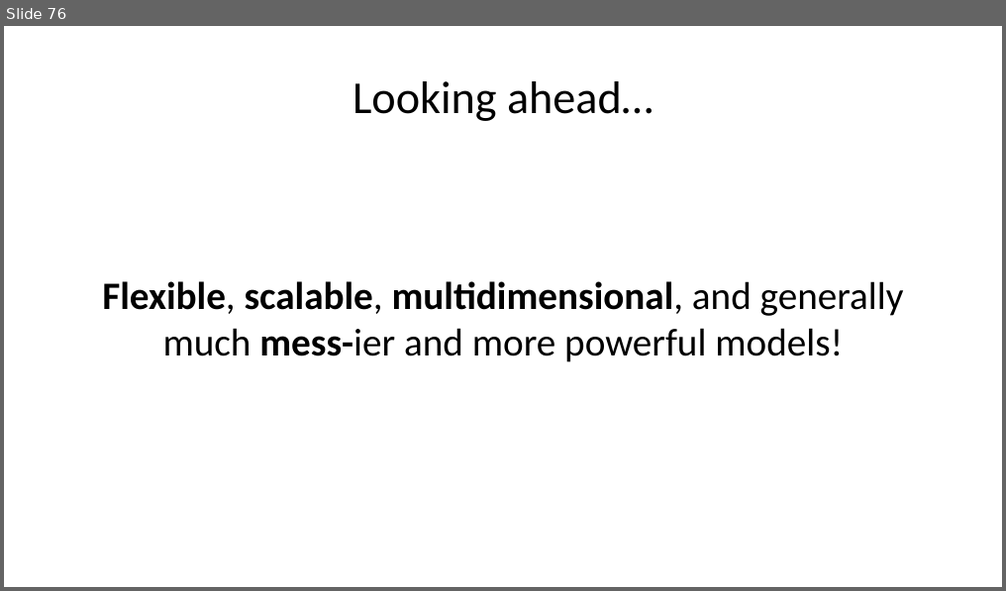
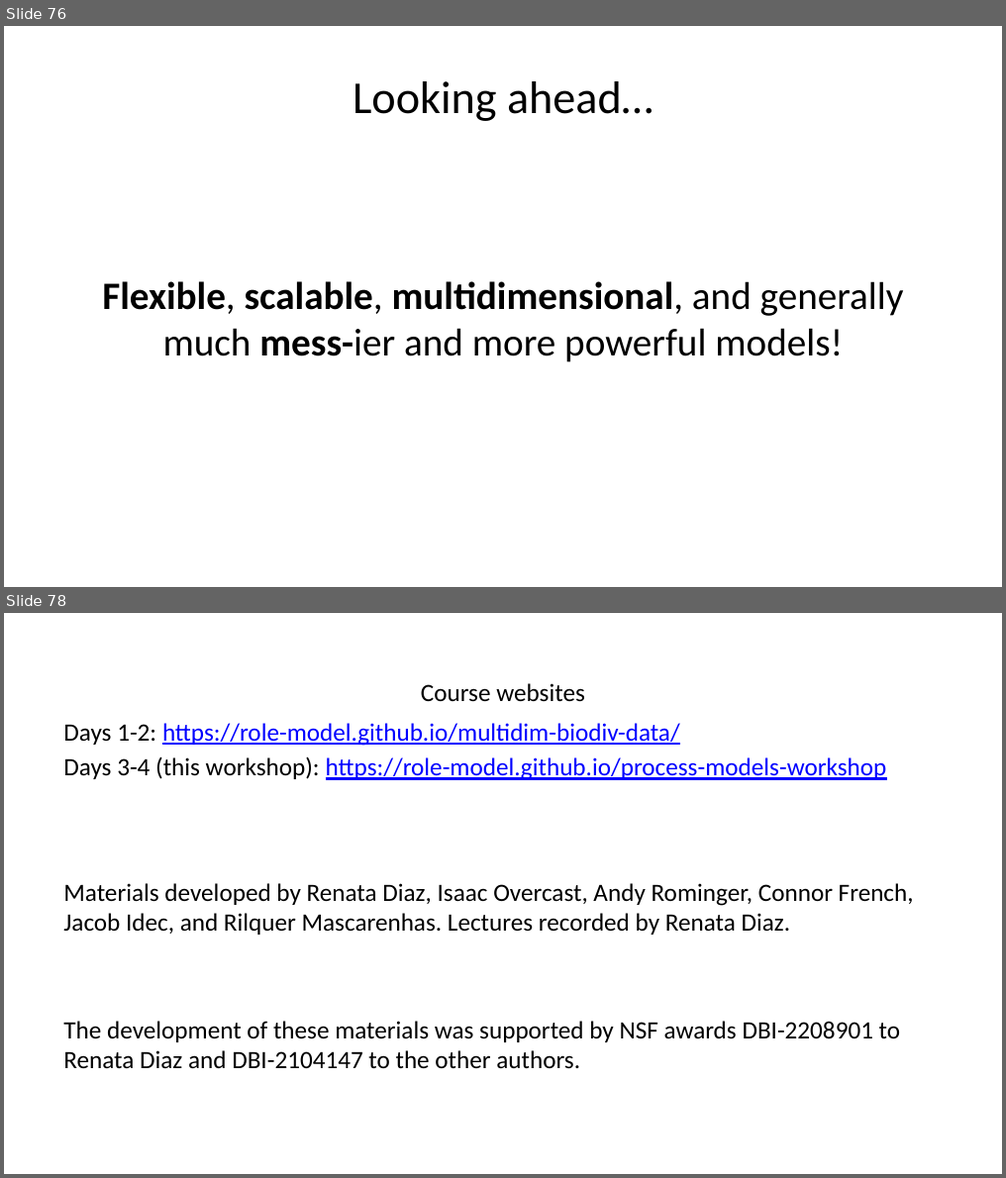
Before and after one commit to role-model/process-models-workshop, a slide deck: slides/day1_slides.pptx. Shown one above the other, each under a label of ours: slide 76 before the commit, slides 76 and 78 after it; the slides between them are not shown. The pictures are 1006x591 and 1006x1178 pixels, drawn with LibreOffice and Linux fonts; fonts in the diff are those of the drawing. Boxes give left, top, right and bottom in pixels: in the first picture for what was removed or moved away, otherwise in the second. Text is boxed around its words. In the diff, an @@ line names an element or a change of style, - is before the commit and + after.

Commit message:
transcripts for videos. lecture2 in progress. video files stay out of git.

```diff
--- a/slides/day1_slides.pptx
+++ b/slides/day1_slides.pptx
@@ slide 78 added at [4, 613, 1002, 1174], background #FFFFFF @@
@@ title added at [421, 683, 585, 702], 18 pt, text #000000 @@
+Course websites
@@ text added at [63, 723, 887, 780], 18 pt, text #0000FF, underline @@
+Days 1-2: https://role-model.github.io/multidim-biodiv-data/
+Days 3-4 (this workshop): https://role-model.github.io/process-models-workshop
@@ text added at [63, 883, 914, 935], 18 pt, text #000000 @@
+Materials developed by Renata Diaz, Isaac Overcast, Andy Rominger, Connor French, Jacob Idec, and Rilquer Mascarenhas. Lectures recorded by Renata Diaz.
@@ text added at [63, 1021, 900, 1069], 18 pt, text #000000 @@
+The development of these materials was supported by NSF awards DBI-2208901 to Renata Diaz and DBI-2104147 to the other authors.
```
Also in this commit, not shown: 6 other files.
